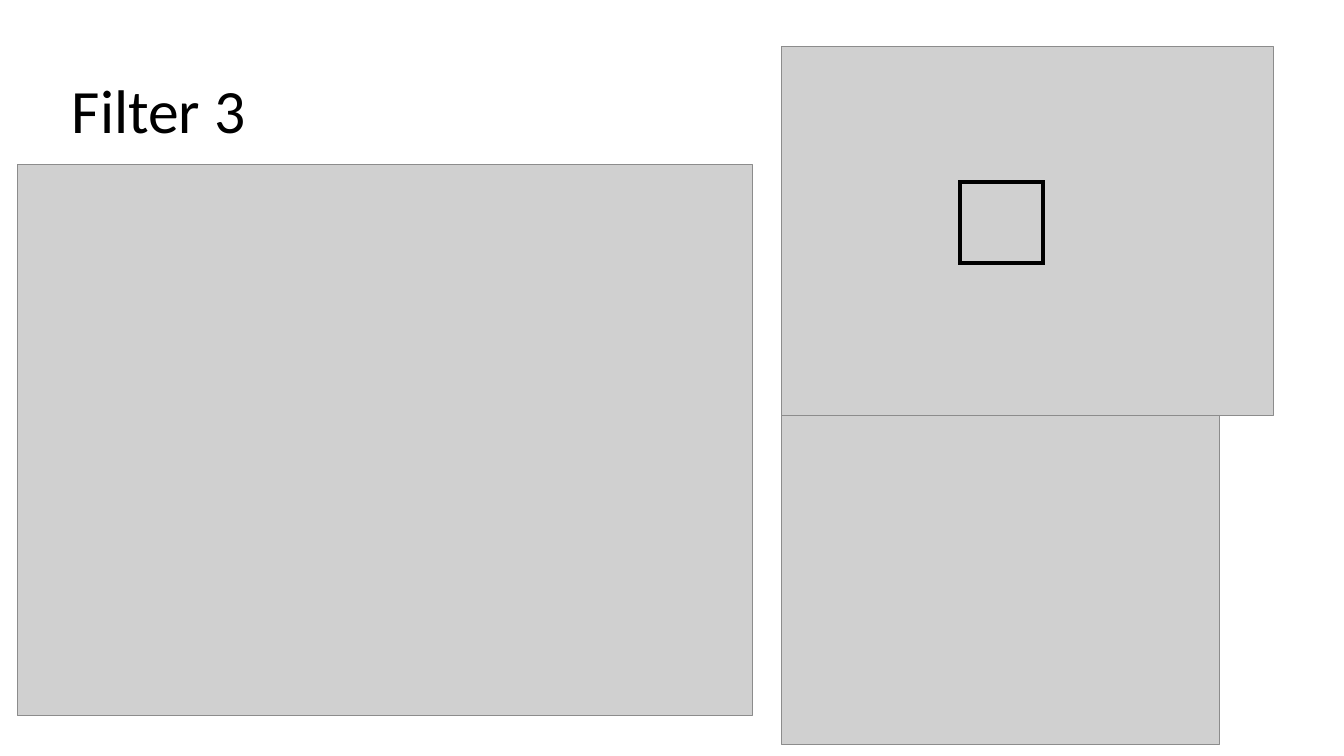
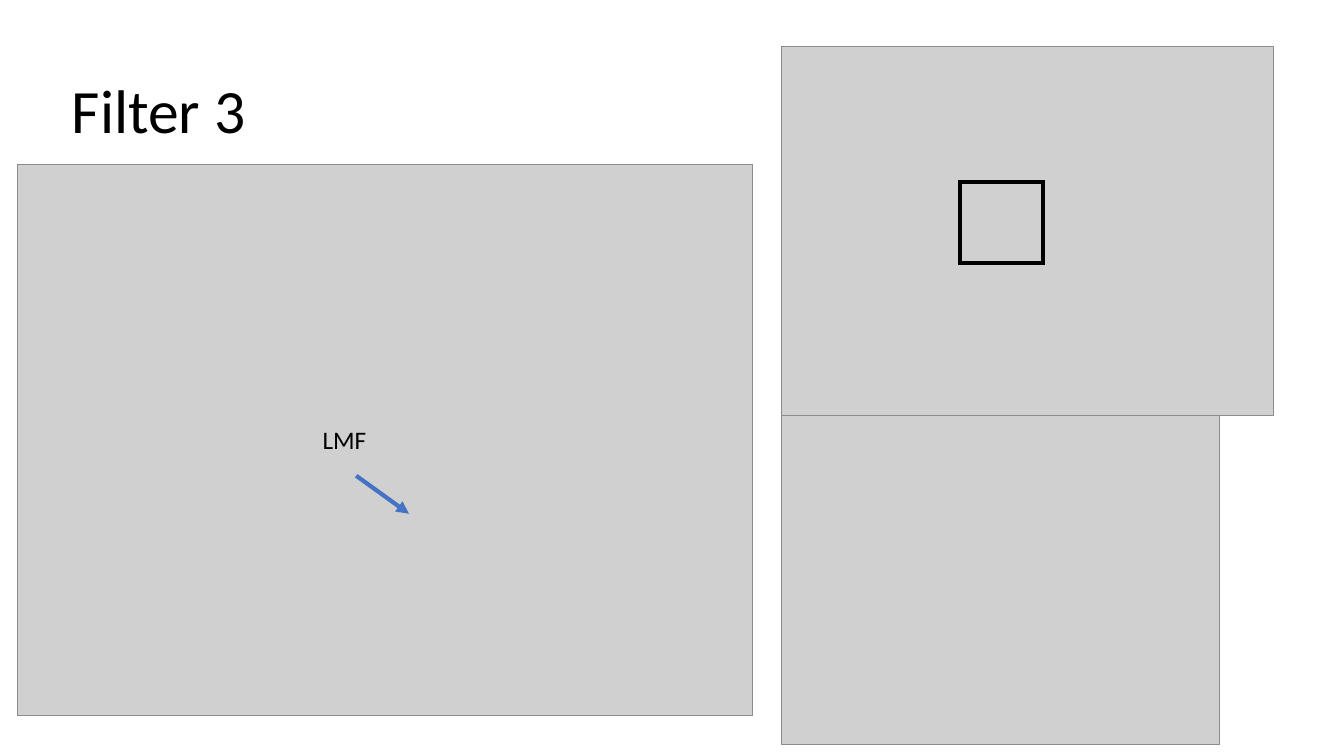
Before and after one commit to laurenlusk/DigiCommFinalProject, a slide deck: slide 5 of Singular Value Powerpoints/SVD 10 Filters Snippet 4.pptx. Drawn at 1344x756 pixels with LibreOffice and Linux fonts; fonts in the diff are those of the drawing; grey boxes stand for pictures. Boxes give left, top, right and bottom in pixels: in the first picture for what was removed or moved away, otherwise in the second. Text is boxed around its words. In the diff, an @@ line names an element or a change of style, - is before the commit and + after.

```diff
--- a/Singular Value Powerpoints/SVD 10 Filters Snippet 4.pptx
+++ b/Singular Value Powerpoints/SVD 10 Filters Snippet 4.pptx
@@ text added at box(323, 433, 367, 449), 18 pt, text #000000 @@
+LMF
@@ arrow added from (356, 476) to (409, 514), #4472C4 3 pt @@
```
Also in this commit, not shown: 5 other slides changed, 3 other files.
